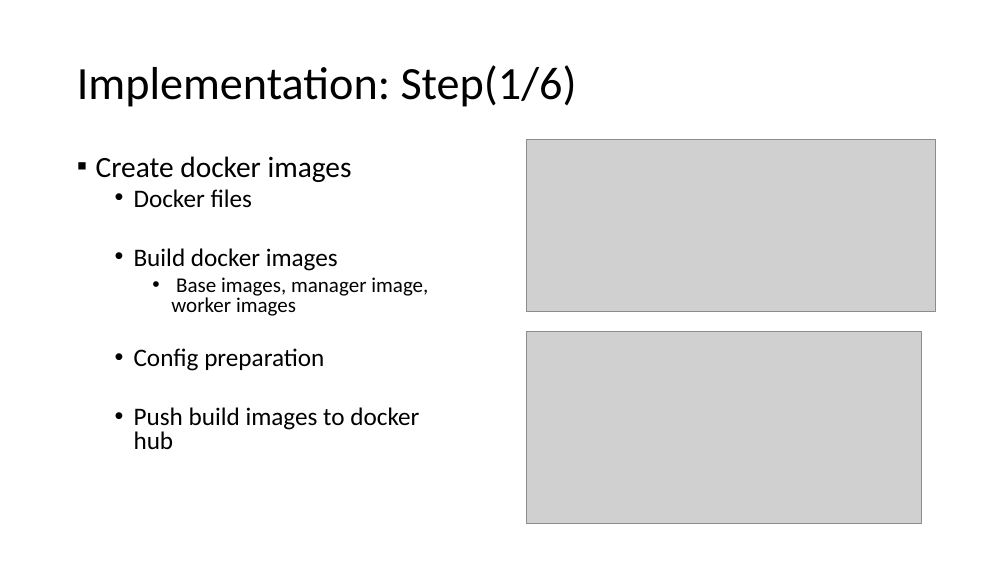
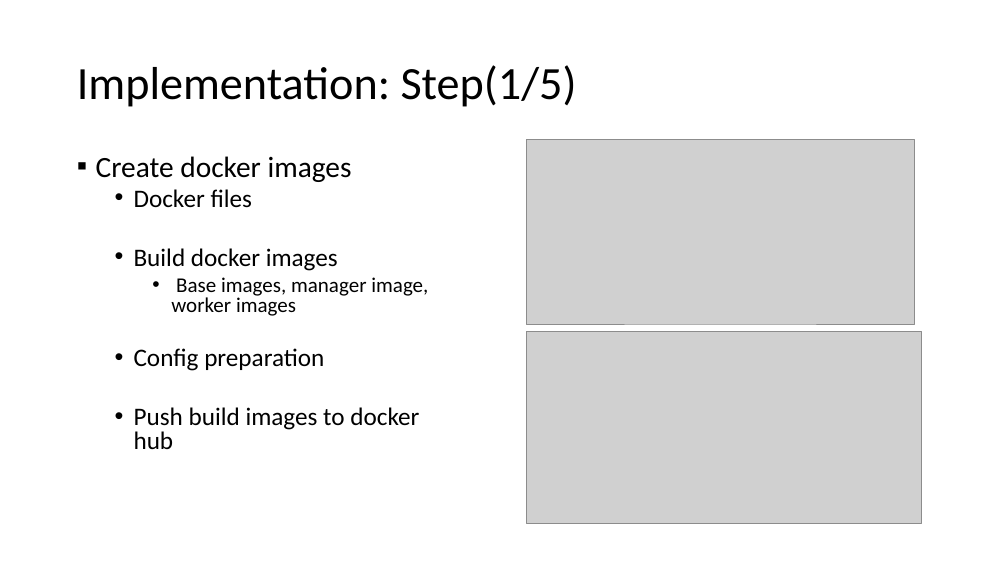
Before and after one commit to gprasad09/Apache-Spark-Cluster-Project, a slide deck: slide 8 of misc/ProjectReports-In progress/TermProject.pptx. Drawn at 1008x567 pixels with LibreOffice and Linux fonts; fonts in the diff are those of the drawing; grey boxes stand for pictures. Boxes give left, top, right and bottom in pixels: in the first picture for what was removed or moved away, otherwise in the second. Text is boxed around its words. In the diff, an @@ line names an element or a change of style, - is before the commit and + after.

```diff
--- a/misc/ProjectReports-In progress/TermProject.pptx
+++ b/misc/ProjectReports-In progress/TermProject.pptx
@@ title at box(77, 65, 577, 107): text changed @@
-Implementation: Step(1/6)
+Implementation: Step(1/5)
@@ picture: place and size @@
-picture at box(527, 140, 936, 312)
+picture at box(527, 140, 914, 324)
```
Also in this commit, not shown: 8 other slides changed.
